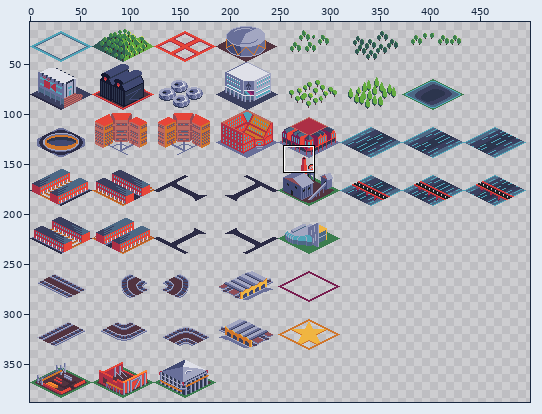
Edited in one commit: pixel-art file (Buildings.aseprite). Above, an overview of the earlier version with the close-up marked.
Close-up. Before the commit:
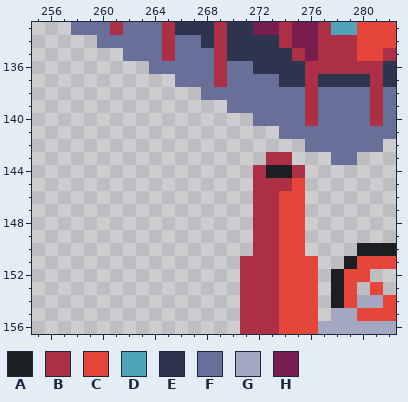
558x432 pixels, 1 frame. Shown: x 255..282, y 133..156. The wide view leaves out empty margins.
Visible layers, top first: "Buildings", "Layer 1".
Palette (. is transparent): A #1b1f21  B #ad2f45  C #e64539  D #4fa4b8  E #2c354d  F #686f99  G #a3a7c2  H #781d4f
Pixels before, first column x 258:
133 FFFBFFFBEEEBEEHHBHHBDDCCC
134 ..FFFFFBFFEBEEEEBHHBBBCCC
135 ....FFFBFFFBEEEEEBHBBBCCB
136 ......FFFFFBFFEEEEBBBBBBE
137 ........FFFBFFFFEEBEEEEBE
138 ..........FFFFFFFFBFFFFBF
139 ............FFFFFFBFFFFBF
140 ..............FFFFBFFFFBF
141 ................FFFFFFFFF
142 ..................FFFFFF.
143 ...............BB...FF...
144 ..............BAAB.......
145 ..............BBBC.......
146 ..............BBCC.......
147 ..............BBCC.......
148 ..............BBCC.......
149 ..............BBCC.......
150 ..............BBCC....AAA
151 .............BBBCCC..ACCC
152 .............BBBCCC.ACC..
153 .............BBBCCC.AC.C.
154 .............BBBCCC.ACGGC
155 .............BBBCCC.GGCCC
156 .............BBBCCCGGGGGG
New version:
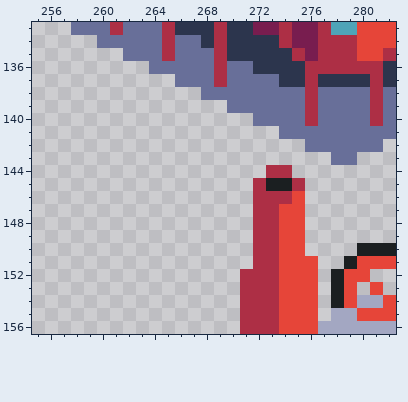
Edits made:
Changed rows in their new state; - is an unchanged pixel.
Layer "Buildings":
first column x 272:
143 -..-
144 .BB.
145 -AAB
146 --B-
first column x 271:
151 .
Changed places in both close-ups, as pixel boxes (x1, y1, x2, y2):
changed: (253, 152, 305, 204)
erased: (240, 256, 253, 269)
